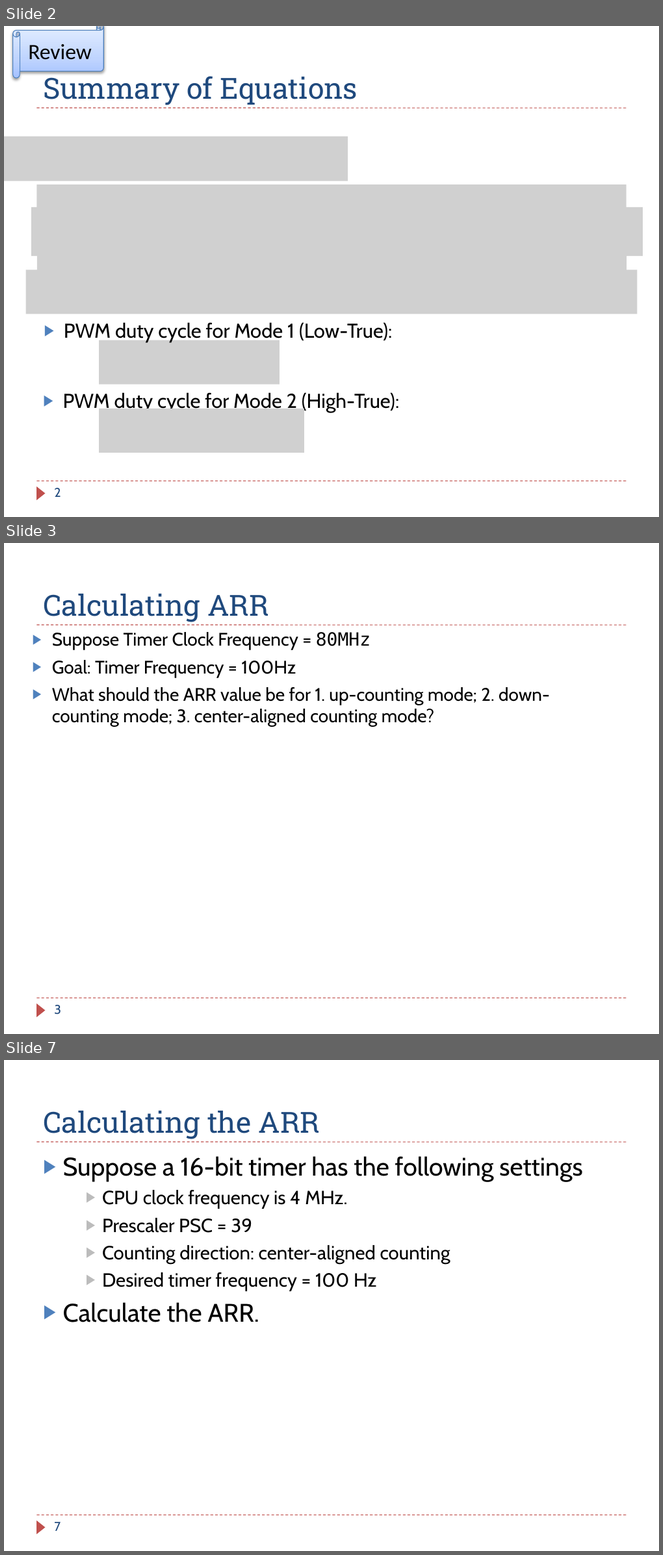
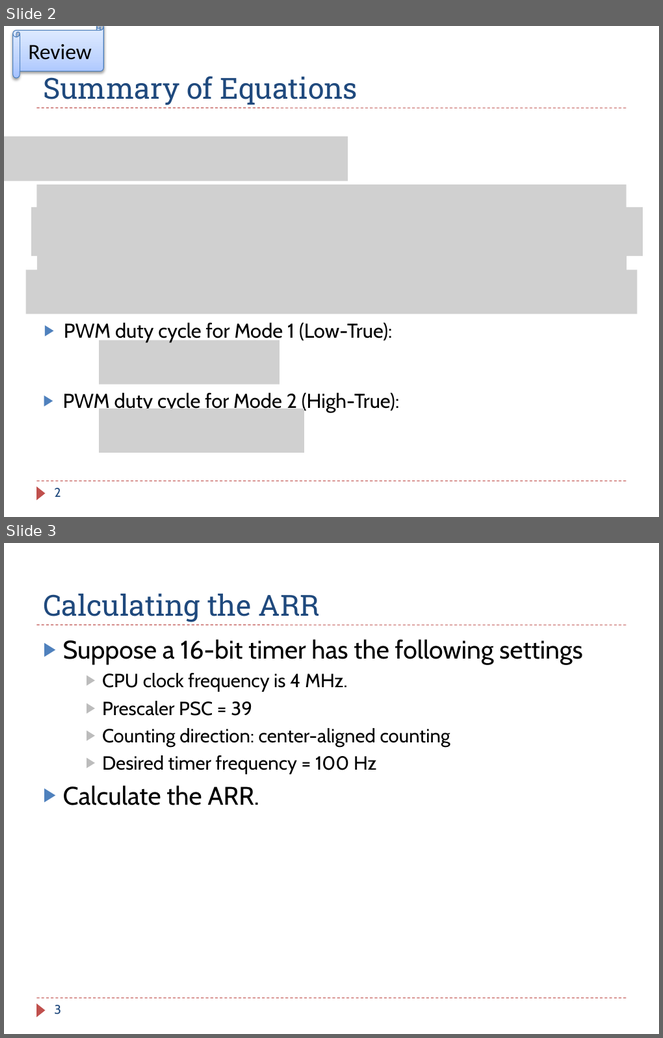
Before and after one commit to guhofstra/CSC111Fa25, a slide deck: PPTs/Ch16_Timer_PWM Exercises ANS.pptx. Shown one above the other, each under a label of ours: slides 2, 3 and 7 before the commit, slides 2 and 3 after it; the slides between them are not shown. The pictures are 663x1555 and 663x1038 pixels, drawn with LibreOffice and Linux fonts; fonts in the diff are those of the drawing; grey boxes stand for pictures. Boxes give left, top, right and bottom in pixels: in the first picture for what was removed or moved away, otherwise in the second. Text is boxed around its words. In the diff, an @@ line names an element or a change of style, - is before the commit and + after.

```diff
--- a/PPTs/Ch16_Timer_PWM Exercises ANS.pptx
+++ b/PPTs/Ch16_Timer_PWM Exercises ANS.pptx
@@ slide 3 removed at [4,543,659,1034], background #FFFFFF; not listed: 3 template elements that a slide beside it also shows @@
@@ title removed at [43,594,269,622] @@
-Calculating ARR
@@ text removed at [52,632,550,727] @@
-▶ Suppose Timer Clock Frequency = 80MHz
-▶ Goal: Timer Frequency = 100Hz
-▶ What should the ARR value be for 1. up-counting mode; 2. down-counting mode; 3. center-aligned counting mode?
@@ page number removed at [54,1005,61,1015] @@
-3
@@ what was slide 7 is now slide 3 @@
@@ page number at [54,1005,61,1015]: text changed @@
-7
+3
```
Also in this commit, not shown: 3 other slides removed, 9 other files.
